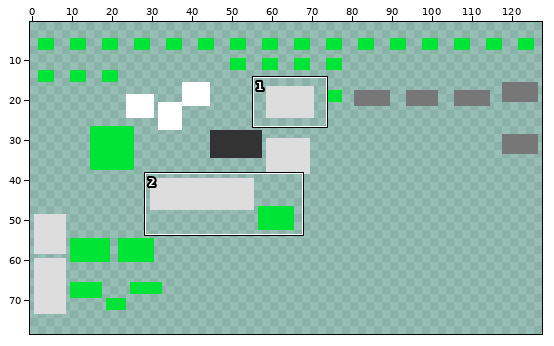
Pixel-art file, stored at sheet.aseprite. Above, an overview of the earlier version with the close-up marked.
Close-up. As it was:
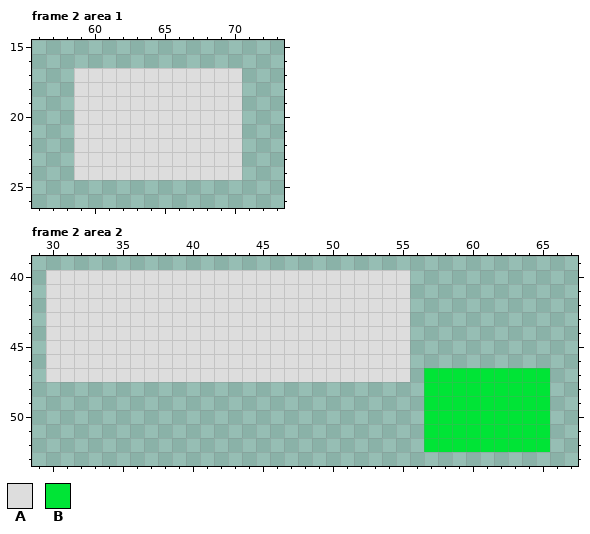
128x128 pixels, 2 frames. Shown: frame 2 area 1: x 56..73, y 15..26; frame 2 area 2: x 29..67, y 39..53. The wide view leaves out empty margins. The commit also changed other frames or places, which this record leaves out.
Visible layers, top first: "COLLISION", "cat", "objects", "ui", "hair", "Layer 2", "human", "walls", "furniture", "floors", "palette", "Layer 1".
Palette (. is transparent): A #dddddd  B #00e436
Pixels before, frame 2 area 1, first column x 59:
17 AAAAAAAAAAAA
18 AAAAAAAAAAAA
19 AAAAAAAAAAAA
20 AAAAAAAAAAAA
21 AAAAAAAAAAAA
22 AAAAAAAAAAAA
23 AAAAAAAAAAAA
24 AAAAAAAAAAAA
Pixels before, frame 2 area 2, first column x 30:
40 AAAAAAAAAAAAAAAAAAAAAAAAAA..........
41 AAAAAAAAAAAAAAAAAAAAAAAAAA..........
42 AAAAAAAAAAAAAAAAAAAAAAAAAA..........
43 AAAAAAAAAAAAAAAAAAAAAAAAAA..........
44 AAAAAAAAAAAAAAAAAAAAAAAAAA..........
45 AAAAAAAAAAAAAAAAAAAAAAAAAA..........
46 AAAAAAAAAAAAAAAAAAAAAAAAAA..........
47 AAAAAAAAAAAAAAAAAAAAAAAAAA.BBBBBBBBB
48 ...........................BBBBBBBBB
49 ...........................BBBBBBBBB
50 ...........................BBBBBBBBB
51 ...........................BBBBBBBBB
52 ...........................BBBBBBBBB
The result:
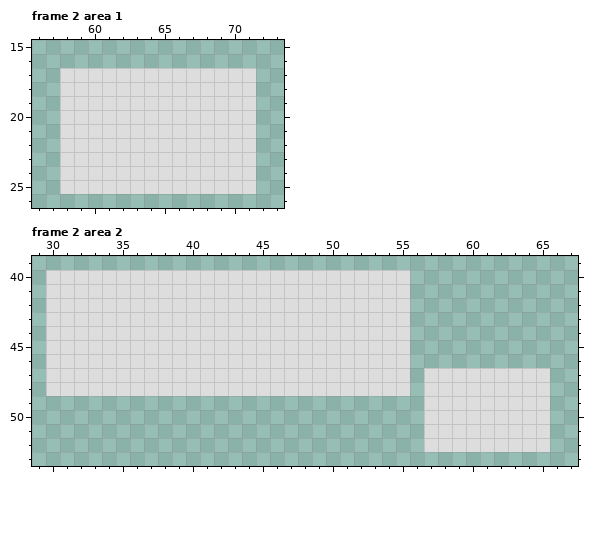
The edit:
Changed rows in their new state; - is an unchanged pixel.
Frame 2 area 1, layer "COLLISION":
first column x 58:
17 A------------A
18 A------------A
19 A------------A
20 A------------A
21 A------------A
22 A------------A
23 A------------A
24 A------------A
25 AAAAAAAAAAAAAA
Frame 2 area 2, layer "COLLISION":
first column x 30:
47 ---------------------------AAAAAAAAA
48 AAAAAAAAAAAAAAAAAAAAAAAAAA-AAAAAAAAA
49 ---------------------------AAAAAAAAA
50 ---------------------------AAAAAAAAA
51 ---------------------------AAAAAAAAA
52 ---------------------------AAAAAAAAA
Changed places in both close-ups, as pixel boxes (x1, y1, x2, y2):
added: (60, 68, 256, 194)
changed: (46, 368, 550, 452)
